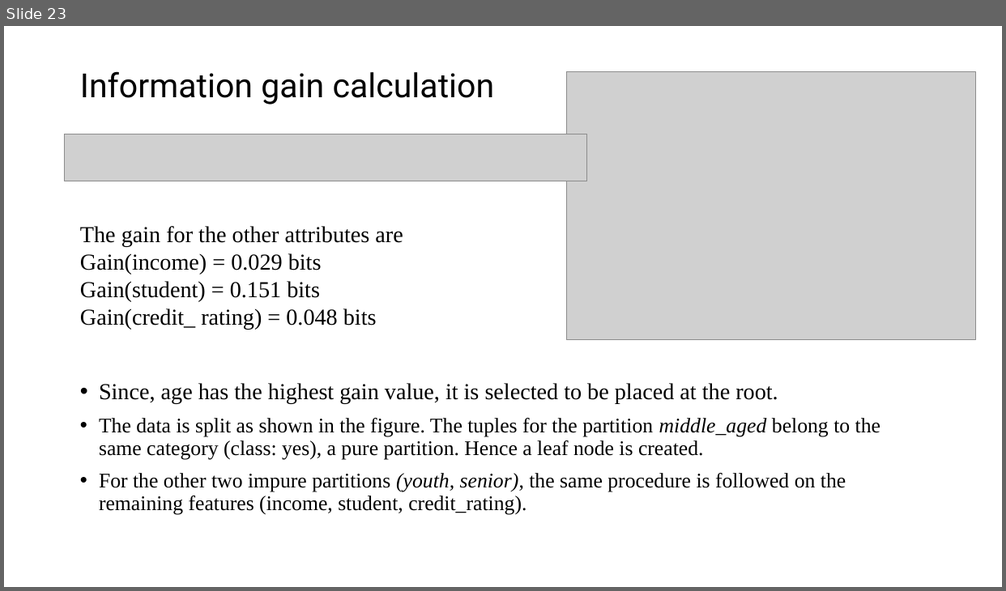
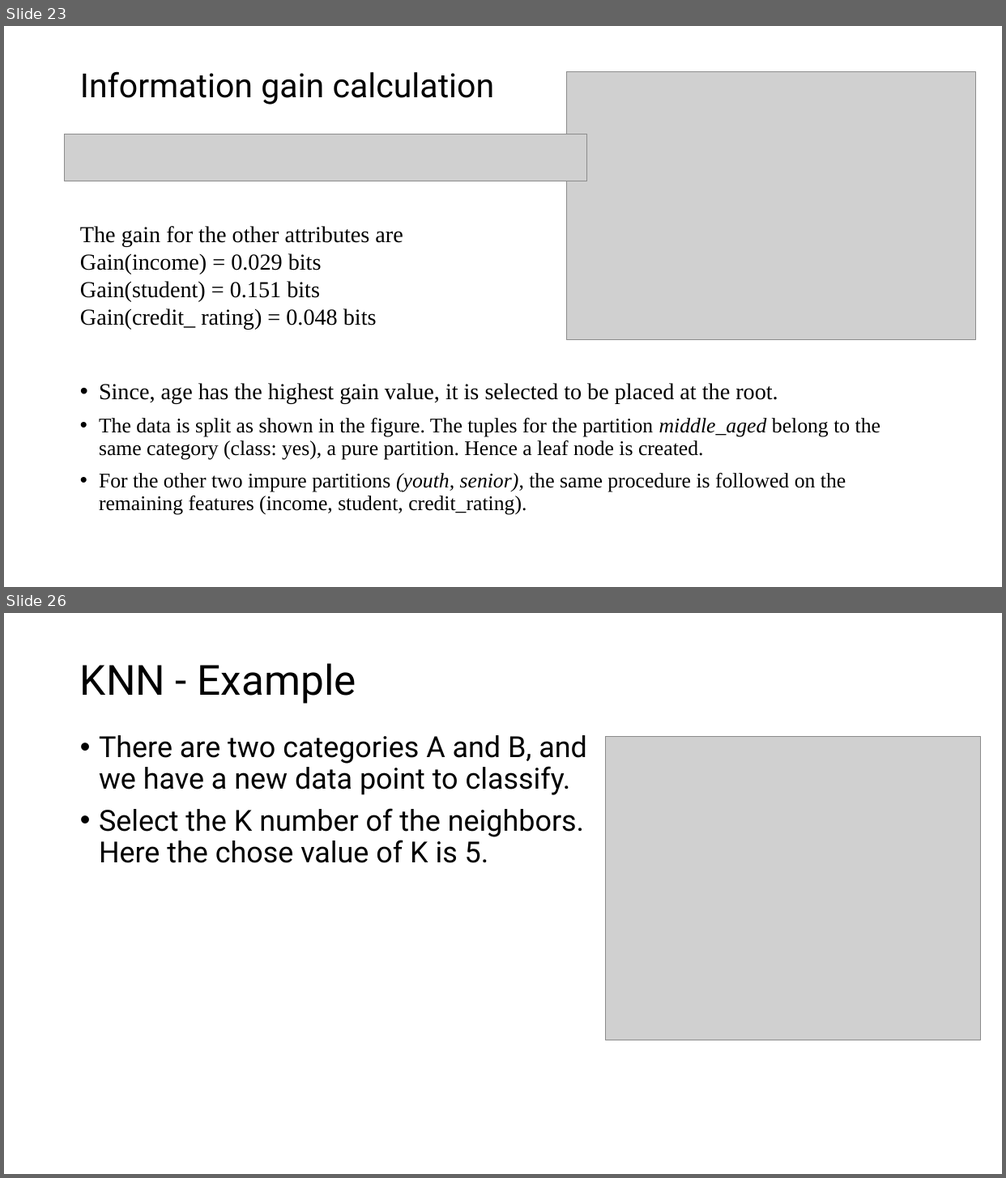
Before and after one commit to gurungdipen/FDS-2024, a slide deck: Modeling.pptx. Shown one above the other, each under a label of ours: slide 23 before the commit, slides 23 and 26 after it; the slides between them are not shown. The pictures are 1006x591 and 1006x1178 pixels, drawn with LibreOffice and Linux fonts; fonts in the diff are those of the drawing; grey boxes stand for pictures. Boxes give left, top, right and bottom in pixels: in the first picture for what was removed or moved away, otherwise in the second. Text is boxed around its words. In the diff, an @@ line names an element or a change of style, - is before the commit and + after.

```diff
--- a/Modeling.pptx
+++ b/Modeling.pptx
@@ slide 26 added at box(4, 613, 1002, 1174), background #FFFFFF @@
@@ title added at box(80, 663, 356, 704), 40 pt, text #000000 @@
+KNN - Example
@@ text added at box(99, 735, 587, 863), 28 pt, text #000000 @@
+• There are two categories A and B, and we have a new data point to classify.
+• Select the K number of the neighbors. Here the chose value of K is 5.
@@ picture added at box(606, 736, 981, 1040) @@
```
Also in this commit, not shown: 7 other slides added.
